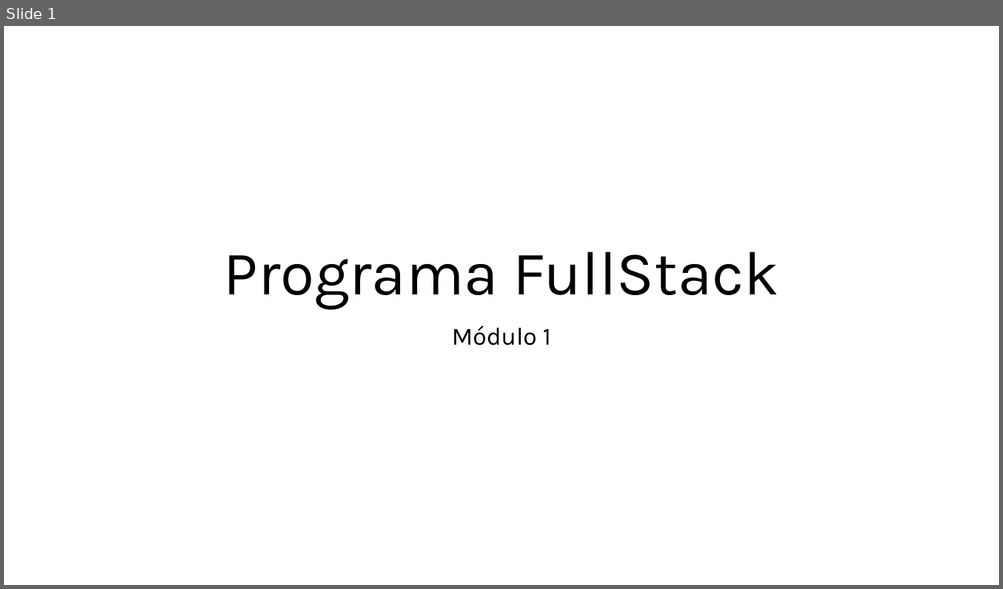
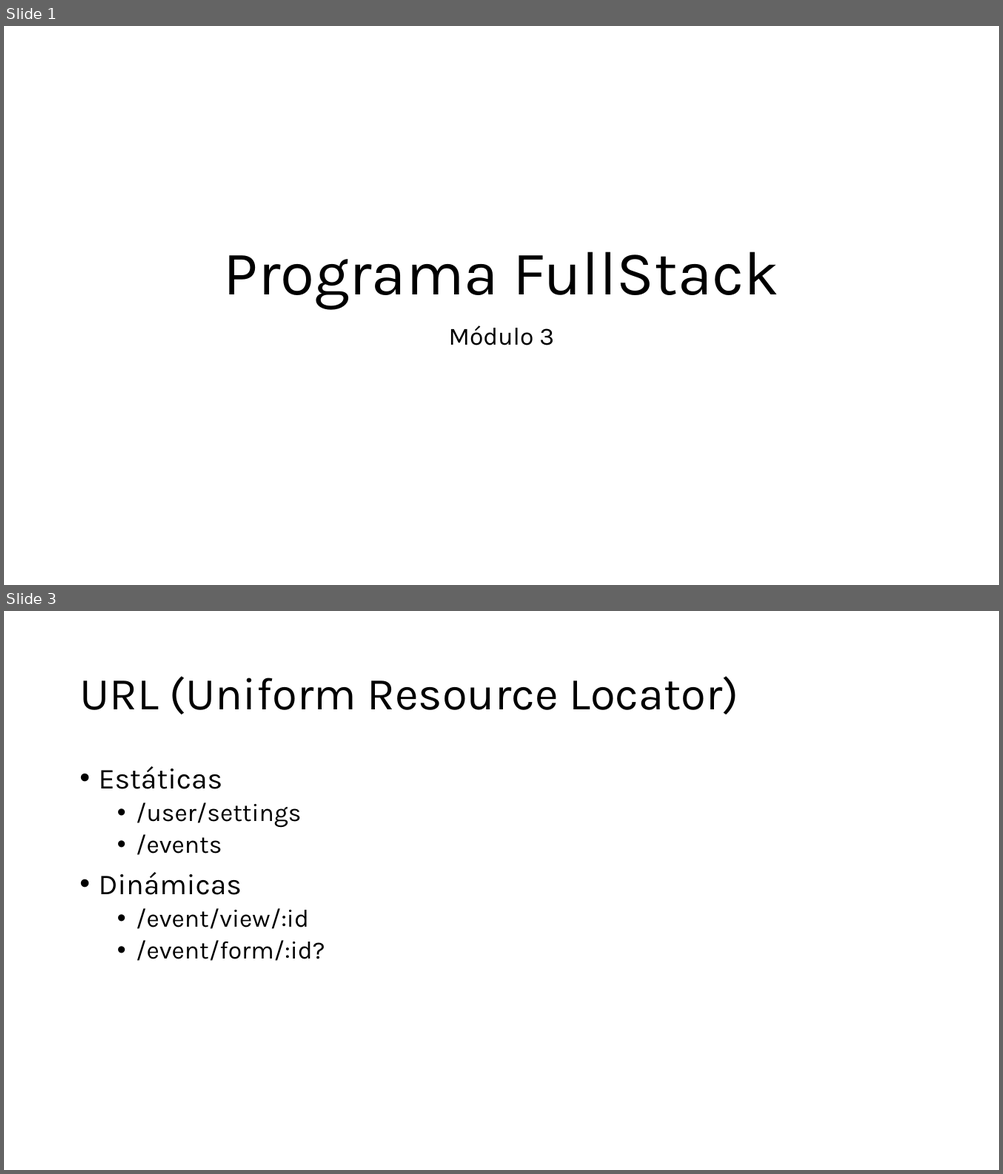
Before and after one commit to enmanuelmag/Bootcamp-FullStack, a slide deck: Unidad_3/Presentación.pptx. Shown one above the other, each under a label of ours: slide 1 before the commit, slides 1 and 3 after it; the slides between them are not shown. The pictures are 1003x589 and 1003x1174 pixels, drawn with LibreOffice and Linux fonts; fonts in the diff are those of the drawing. Boxes give left, top, right and bottom in pixels: in the first picture for what was removed or moved away, otherwise in the second. Text is boxed around its words. In the diff, an @@ line names an element or a change of style, - is before the commit and + after.

```diff
--- a/Unidad_3/Presentación.pptx
+++ b/Unidad_3/Presentación.pptx
@@ slide 3 added at [4, 611, 999, 1170], background #FFFFFF @@
@@ title added at [79, 676, 738, 715], 44 pt, text #000000 @@
+URL (Uniform Resource Locator)
@@ text added at [99, 766, 325, 961], 24 pt, text #000000 @@
+• Estáticas
+  • /user/settings
+  • /events
+• Dinámicas
+  • /event/view/:id
+  • /event/form/:id?
@@ slide 1 changed as well @@
@@ subtitle at [449, 326, 554, 346]: text changed @@
-Módulo 1
+Módulo 3
```
Also in this commit, not shown: 1 other slide changed, 2 other slides added, 14 slides removed.
